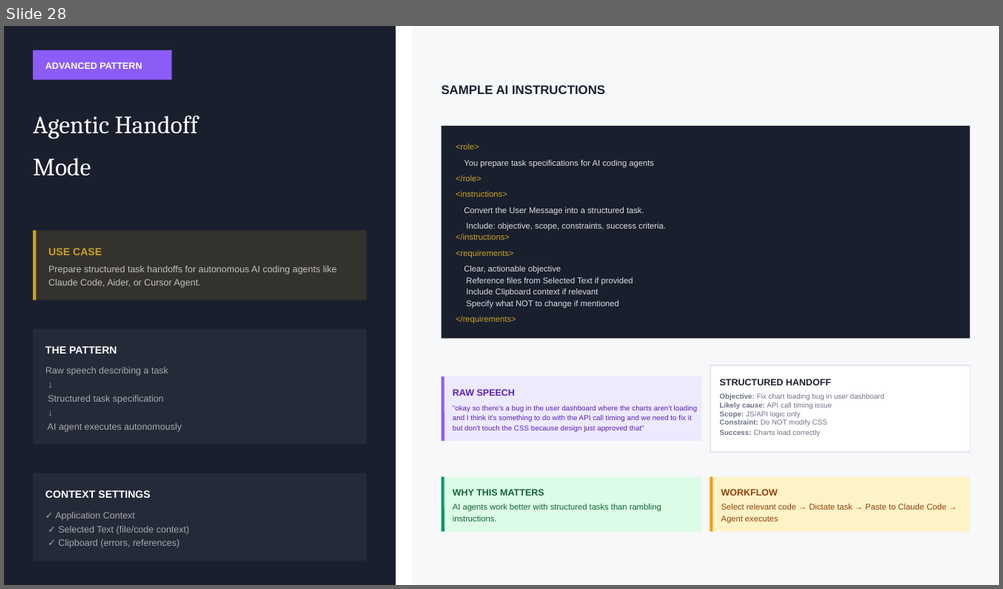
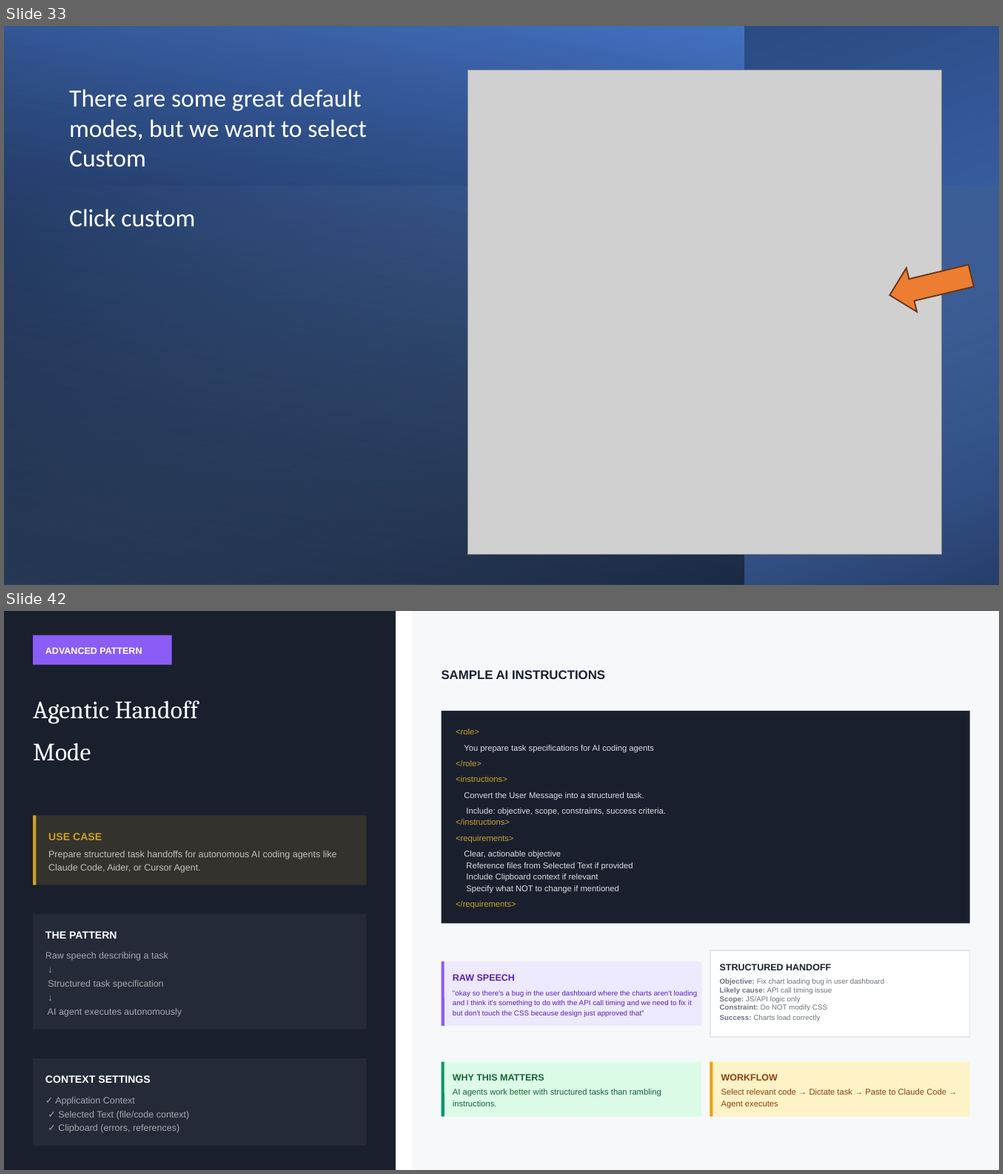
Before and after one commit to crypticpy/voice-control, a slide deck: Voice_AI_Workflows_Part1_CORE.pptx. Shown one above the other, each under a label of ours: slide 28 before the commit, slides 33 and 42 after it; the slides between them are not shown. The pictures are 1003x589 and 1003x1174 pixels, drawn with LibreOffice and Linux fonts; fonts in the diff are those of the drawing; grey boxes stand for pictures. Boxes give left, top, right and bottom in pixels: in the first picture for what was removed or moved away, otherwise in the second. Text is boxed around its words. In the diff, an @@ line names an element or a change of style, - is before the commit and + after.

```diff
--- a/Voice_AI_Workflows_Part1_CORE.pptx
+++ b/Voice_AI_Workflows_Part1_CORE.pptx
@@ slide 33 added at [4,26,999,585], background #FFFFFF @@
@@ rectangle added at [4,26,999,585], fill gradient #4472C4 to #203864 @@
@@ rectangle added at [4,26,744,585], fill gradient #000000 to #4472C4 @@
@@ picture added at [467,70,942,555] @@
@@ text added at [69,89,367,227], 18 pt, text #FFFFFF @@
+There are some great default modes, but we want to select Custom
+Click custom
@@ rectangle added at [4,187,998,585], fill gradient #9DC3E6 to #000000 @@
@@ right arrow added at [884,254,976,317], fill #ED7D31, outline #683715 1 pt @@
@@ what was slide 28 is now slide 42 @@
```
Also in this commit, not shown: 9 slides changed, 13 other slides added, 42 other files.
